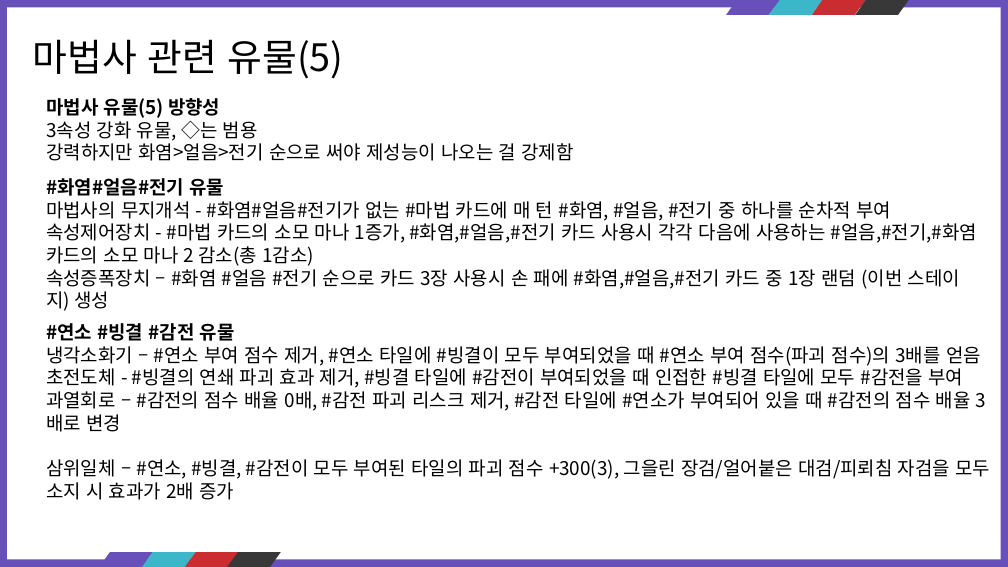
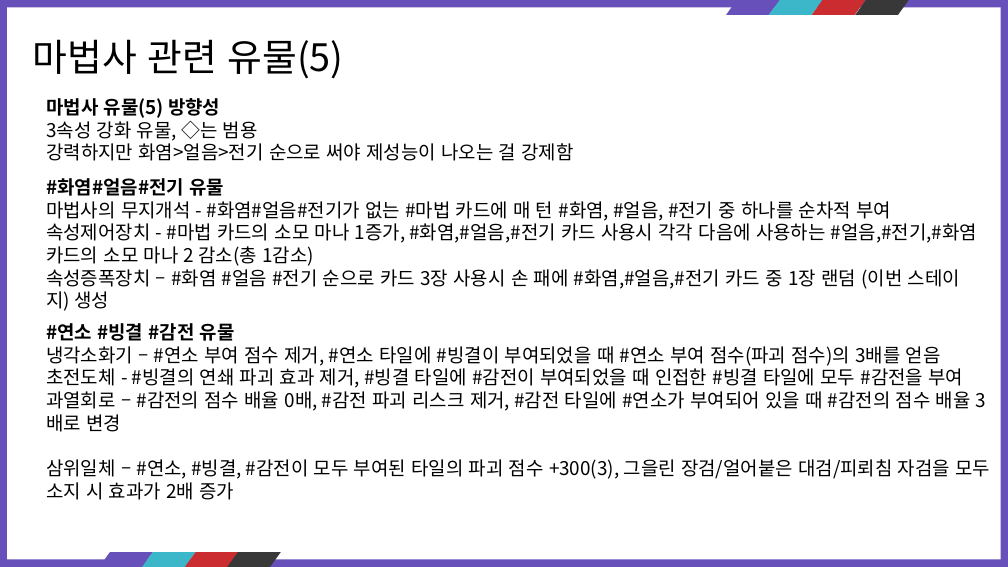
Before and after one commit to kauthor/FluffyDisdog, a slide deck: slide 69 of Plan/기획서/마법사.pptx. Drawn at 1008x567 pixels with LibreOffice and Linux fonts; fonts in the diff are those of the drawing. Boxes give left, top, right and bottom in pixels: in the first picture for what was removed or moved away, otherwise in the second. Text is boxed around its words. In the diff, an @@ line names an element or a change of style, - is before the commit and + after.

```diff
--- a/Plan/기획서/마법사.pptx
+++ b/Plan/기획서/마법사.pptx
@@ text at (46, 346, 941, 366): text changed @@
-냉각소화기 – #연소 부여 점수 제거, #연소 타일에 #빙결이 모두 부여되었을 때 #연소 부여 점수(파괴 점수)의 3배를 얻음
+냉각소화기 – #연소 부여 점수 제거, #연소 타일에 #빙결이 부여되었을 때 #연소 부여 점수(파괴 점수)의 3배를 얻음
```
Also in this commit, not shown: 5 other slides changed.
